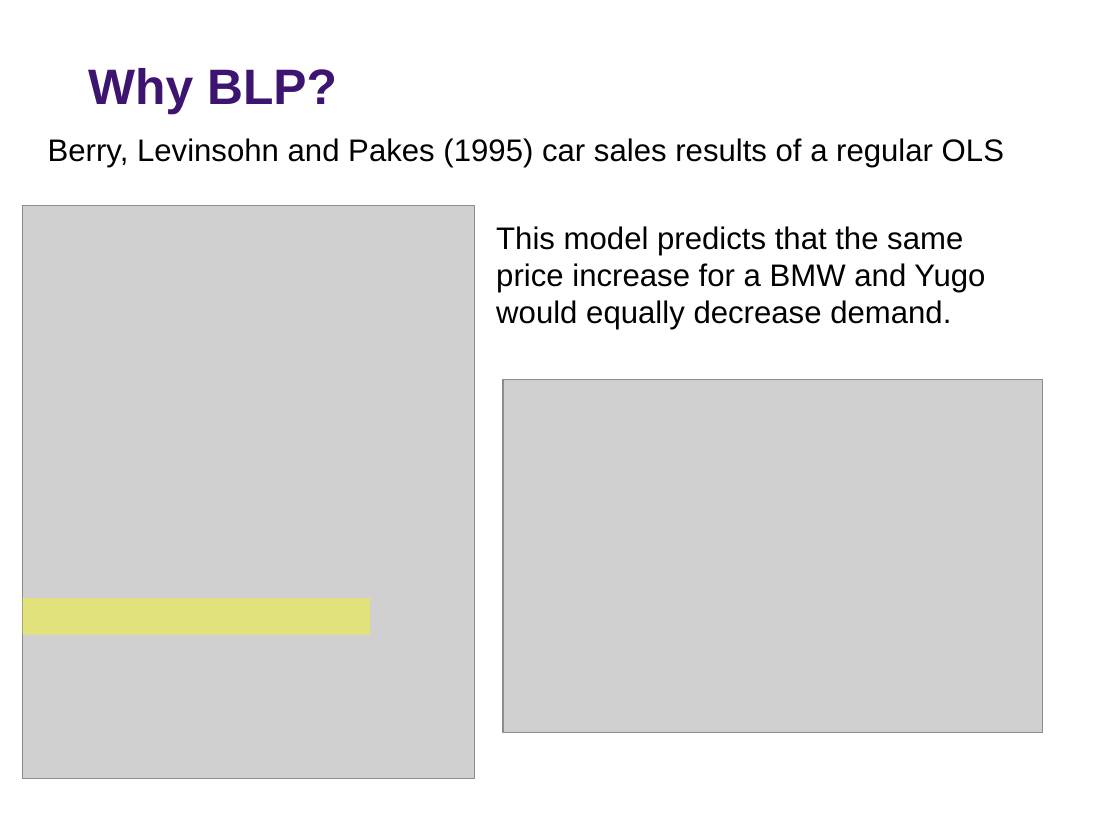
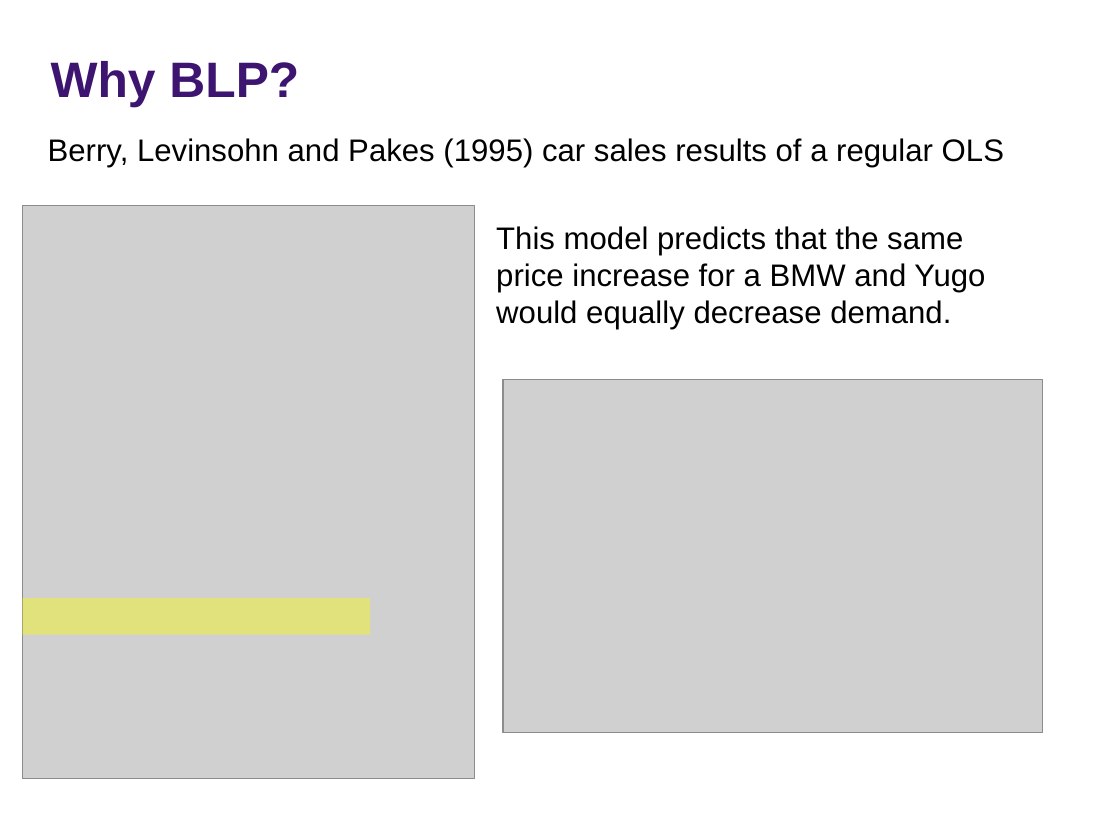
Before and after one commit to rs-kellogg/2023-phd-workshop, a slide deck: slide 5 of session-5-pyblp/Session 5 - PyBLP.pptx. Drawn at 1120x840 pixels with LibreOffice and Linux fonts; fonts in the diff are those of the drawing; grey boxes stand for pictures; background and template pictures are left out. Boxes give left, top, right and bottom in pixels: in the first picture for what was removed or moved away, otherwise in the second. Text is boxed around its words. In the diff, an @@ line names an element or a change of style, - is before the commit and + after.

```diff
--- a/session-5-pyblp/Session 5 - PyBLP.pptx
+++ b/session-5-pyblp/Session 5 - PyBLP.pptx
@@ title "Why BLP?": place and size @@
-title "Why BLP?" at [88, 68, 337, 115]
+title "Why BLP?" at [51, 61, 299, 108]
```
Also in this commit, not shown: 5 other slides changed.
